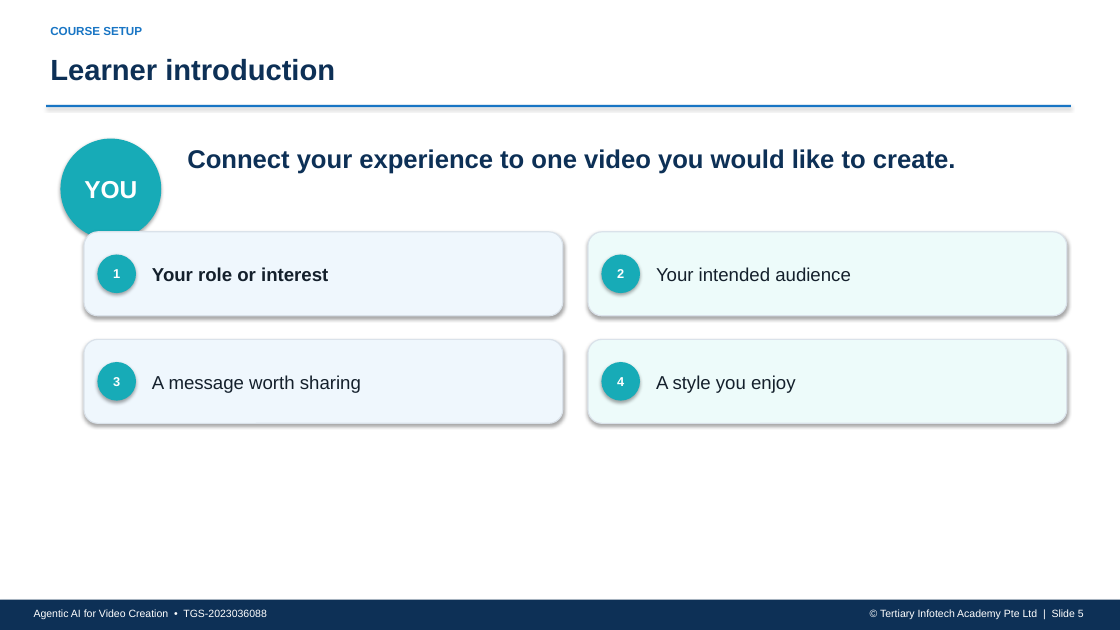
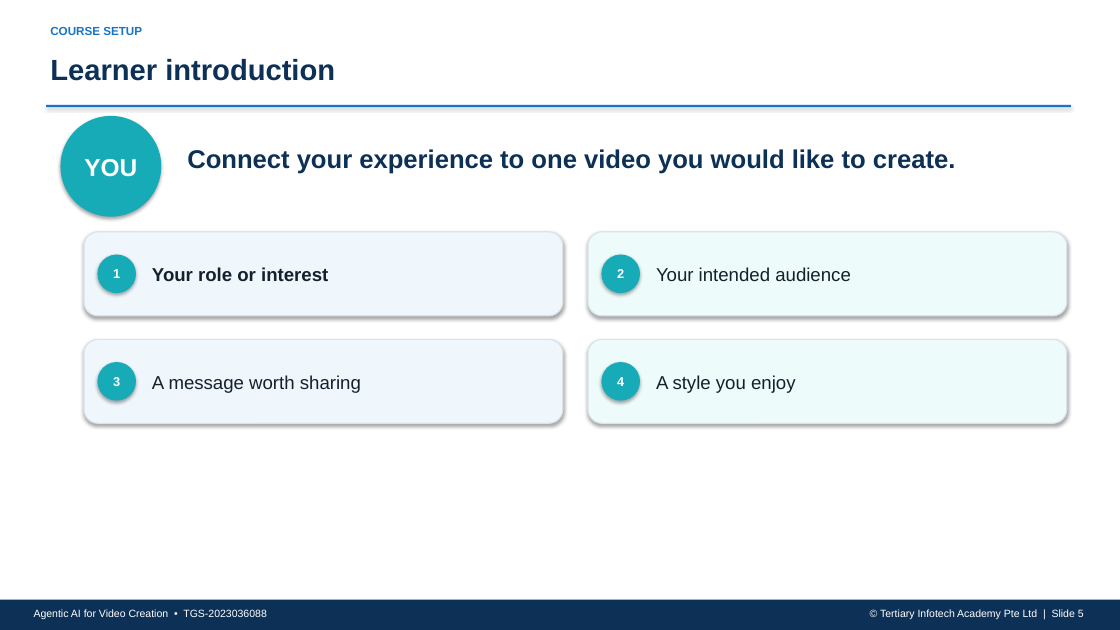
Before and after one commit to tertiarycourses/TGS-2023036088-Agentic-AI-for-Video-Creation, a slide deck: slide 5 of courseware/PPT-Agentic AI for Video Creation-v4.0.pptx. Drawn at 1120x630 pixels with LibreOffice and Linux fonts; fonts in the diff are those of the drawing. Boxes give left, top, right and bottom in pixels: in the first picture for what was removed or moved away, otherwise in the second. Text is boxed around its words. In the diff, an @@ line names an element or a change of style, - is before the commit and + after.

```diff
--- a/courseware/PPT-Agentic AI for Video Creation-v4.0.pptx
+++ b/courseware/PPT-Agentic AI for Video Creation-v4.0.pptx
@@ text "YOU": place and size @@
-text "YOU" at [84, 181, 137, 199]
+text "YOU" at [84, 159, 137, 177]
@@ ellipse: place and size @@
-ellipse at [60, 139, 161, 239]
+ellipse at [60, 116, 161, 217]
```
Also in this commit, not shown: 17 other slides changed, 1 other file.
